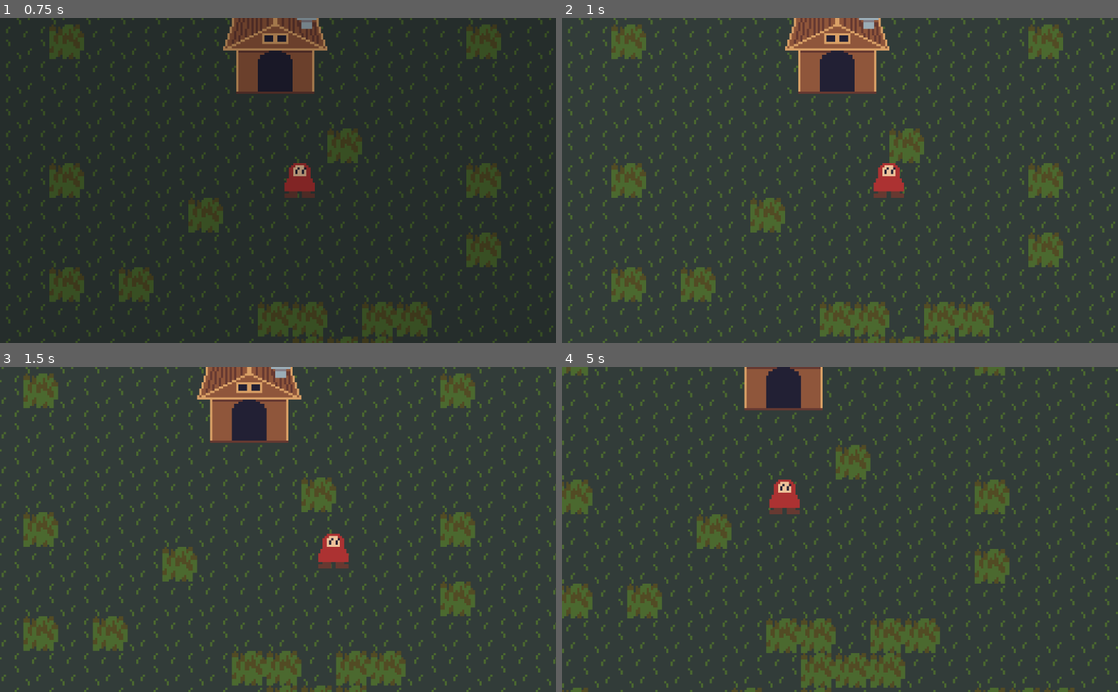
Above: before the commit, frames 1-4 (two rows, left to right).
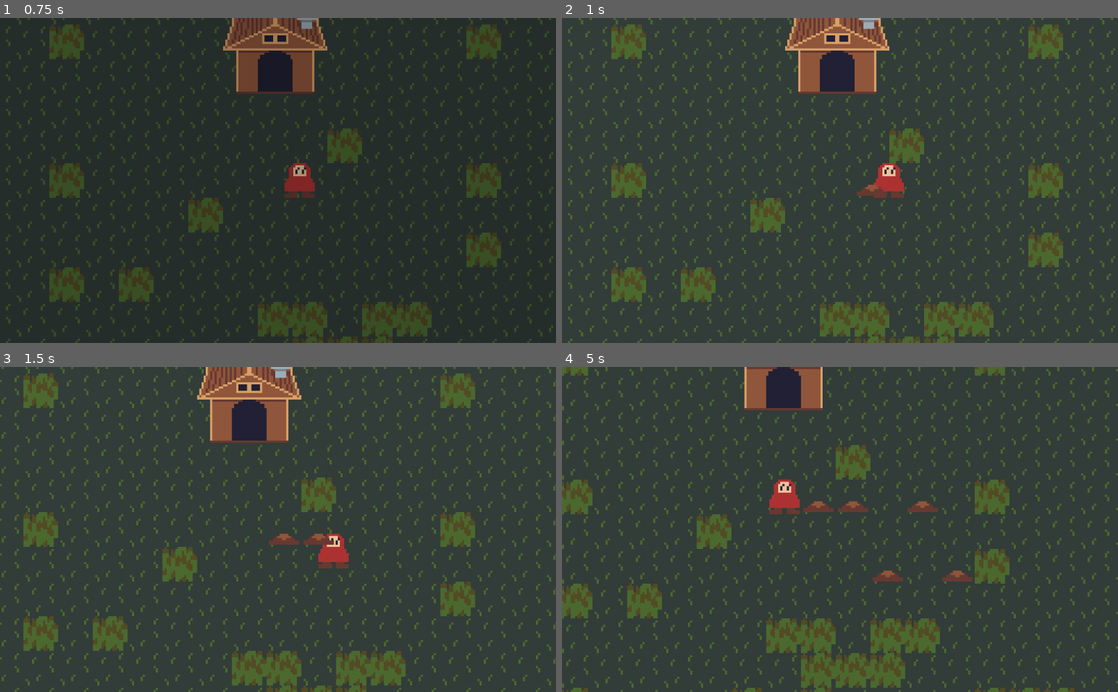
Above: after the commit, the same moments.

Repository: apples/ld48
Game: Godot game, scene res://scenes/forest/ForestScene.tscn
Two runs of this game, one before a commit and one after it. Both use one fixed random seed, a clock stepped at 60 frames per second and the inputs below.
Inputs:
- Up to frame 1 (0.75 s): hold Right (move_right) from 0.53 s (still down); tap Space (attack) at 0.6 s
- Up to frame 2 (1 s): keep holding Right (move_right); tap Z (construct, bound only after the commit) at 0.8 s
- Up to frame 3 (1.5 s): release Right (move_right) at 1.28 s; hold Down (move_down) from 1.28 s (still down); tap Z (construct, bound only after the commit) at 1.35 s
- Up to frame 4 (5 s): tap Space (attack) at 1.55, 2.1, 3.05, 4.55 s; release Down (move_down) at 2.03 s; hold Right (move_right) 2.03-2.78 s; tap Z (construct, bound only after the commit) at 2.3, 2.85, 3.8 s; hold Up (move_up) 2.78-3.53 s; hold P 3.53-4.28 s; hold Left (move_left) from 3.53 s (still down); tap Shift at 4.35 s

Frame 1 is identical in both runs. In frame 2, 0.1% of the frame differs, in the area x 53-59%, y 51-55%; in frame 3, 0.3%; in frame 4, 0.7%, in the area x 43-74%, y 41-67%.

Commit message:
Added berry bushes

Diff:
--- /dev/null
+++ b/client/berry_bush/berry_bush.tres
@@ -0,0 +1,31 @@
+[gd_resource type="SpriteFrames" load_steps=7 format=2]
+
+[ext_resource path="res://berry_bush/berry_bush.png" type="Texture" id=1]
+
+[sub_resource type="AtlasTexture" id=1]
+atlas = ExtResource( 1 )
+region = Rect2( 0, 0, 16, 16 )
+
+[sub_resource type="AtlasTexture" id=2]
+atlas = ExtResource( 1 )
+region = Rect2( 16, 0, 16, 16 )
+
+[sub_resource type="AtlasTexture" id=3]
+atlas = ExtResource( 1 )
+region = Rect2( 32, 0, 16, 16 )
+
+[sub_resource type="AtlasTexture" id=4]
+atlas = ExtResource( 1 )
+region = Rect2( 48, 0, 16, 16 )
+
+[sub_resource type="AtlasTexture" id=5]
+atlas = ExtResource( 1 )
+region = Rect2( 64, 0, 16, 16 )
+
+[resource]
+animations = [ {
+"frames": [ SubResource( 1 ), SubResource( 2 ), SubResource( 3 ), SubResource( 4 ), SubResource( 5 ) ],
+"loop": true,
+"name": "default",
+"speed": 5.0
+} ]
--- a/client/player/Player.gd
+++ b/client/player/Player.gd
@@ -6,6 +6,11 @@
 onready var obstacle_map: TileMap = get_node(obstacle_map_path)
 
 const TALLGRASS_TILE = 1
+const BERRYBUSH_TILE0 = 13
+const BERRYBUSH_TILE1 = 14
+const BERRYBUSH_TILE2 = 15
+const BERRYBUSH_TILE3 = 16
+const BERRYBUSH_TILE4 = 17
 
 const base_move_speed = 50.0
 
@@ -41,6 +46,9 @@
 		_process_alive(delta)
 
 func _process_alive(delta):
+
+	# INPUT - MOVE
+
 	var dir = Vector2(0, 0)
 	if Input.is_action_pressed("move_left"):
 		dir.x -= 1.0
@@ -56,6 +64,8 @@
 	if Input.is_key_pressed(KEY_SHIFT):
 		move_speed *= 2
 
+	# OBSTACLES
+
 	var obs_tile = obstacle_map.get_cellv(obstacle_map.world_to_map(position))
 
 	match obs_tile:
@@ -68,13 +78,29 @@
 	if dir.length_squared() == 0:
 		$AnimatedSprite.stop()
 
+	# MOVE
+
 	move_and_slide(dir * move_speed * base_move_speed)
 
 	$AnimatedSprite.speed_scale = move_speed
 
+	# ATTACK
+
 	if Input.is_action_just_pressed("attack"):
-		obstacle_map.set_cellv(obstacle_map.world_to_map(position) + dir, 0)
+		obstacle_map.set_cellv(obstacle_map.world_to_map(position) + dir, -1)
 
+	# CONSTRUCT
+
+	if Input.is_action_just_pressed("construct"):
+		var tmpos = obstacle_map.world_to_map(position)
+		var t = obstacle_map.get_cellv(tmpos)
+		match t:
+			TileMap.INVALID_CELL:
+				obstacle_map.set_cellv(tmpos, BERRYBUSH_TILE0)
+			BERRYBUSH_TILE0, BERRYBUSH_TILE1, BERRYBUSH_TILE2, BERRYBUSH_TILE3:
+				obstacle_map.set_cellv(tmpos, t + 1)
+			BERRYBUSH_TILE4:
+				obstacle_map.set_cellv(tmpos, t - 1)
 
 func _process_dead(delta):
 	pass
--- a/client/project.godot
+++ b/client/project.godot
@@ -84,6 +84,13 @@
 "deadzone": 0.5,
 "events": [ Object(InputEventKey,"resource_local_to_scene":false,"resource_name":"","device":0,"alt":false,"shift":false,"control":false,"meta":false,"command":false,"pressed":false,"scancode":32,"unicode":0,"echo":false,"script":null)
 , Object(InputEventMouseButton,"resource_local_to_scene":false,"resource_name":"","device":0,"alt":false,"shift":false, …(202 unchanged characters)…
+, Object(InputEventKey,"resource_local_to_scene":false,"resource_name":"","device":0,"alt":false,"shift":false,"control":false,"meta":false,"command":false,"pressed":false,"scancode":88,"unicode":0,"echo":false,"script":null)
+ ]
+}
+construct={
+"deadzone": 0.5,
+"events": [ Object(InputEventKey,"resource_local_to_scene":false,"resource_name":"","device":0,"alt":false,"shift":false,"control":false,"meta":false,"command":false,"pressed":false,"scancode":90,"unicode":0,"echo":false,"script":null)
+, Object(InputEventKey,"resource_local_to_scene":false,"resource_name":"","device":0,"alt":false,"shift":false,"control":false,"meta":false,"command":false,"pressed":false,"scancode":70,"unicode":0,"echo":false,"script":null)
  ]
 }
 
--- a/client/tiles/tileset.tres
+++ b/client/tiles/tileset.tres
@@ -1,6 +1,7 @@
-[gd_resource type="TileSet" load_steps=10 format=2]
+[gd_resource type="TileSet" load_steps=11 format=2]
 
 [ext_resource path="res://tiles/tiles.png" type="Texture" id=1]
+[ext_resource path="res://berry_bush/berry_bush.png" type="Texture" id=2]
 
 [sub_resource type="NavigationPolygon" id=1]
 vertices = PoolVector2Array( 16, 16, 0, 16, 0, 0, 16, 0 )
@@ -255,3 +256,73 @@
 12/shape_one_way_margin = 0.0
 12/shapes = [  ]
 12/z_index = 0
+13/name = "berry_bush.png 13"
+13/texture = ExtResource( 2 )
+13/tex_offset = Vector2( 0, 0 )
+13/modulate = Color( 1, 1, 1, 1 )
+13/region = Rect2( 0, 0, 16, 16 )
+13/tile_mode = 0
+13/occluder_offset = Vector2( 0, 0 )
+13/navigation_offset = Vector2( 0, 0 )
+13/shape_offset = Vector2( 0, 0 )
+13/shape_transform = Transform2D( 1, 0, 0, 1, 0, 0 )
+13/shape_one_way = false
+13/shape_one_way_margin = 0.0
+13/shapes = [  ]
+13/z_index = 1
+14/name = "berry_bush.png 14"
+14/texture = ExtResource( 2 )
+14/tex_offset = Vector2( 0, 0 )
+14/modulate = Color( 1, 1, 1, 1 )
+14/region = Rect2( 16, 0, 16, 16 )
+14/tile_mode = 0
+14/occluder_offset = Vector2( 0, 0 )
+14/navigation_offset = Vector2( 0, 0 )
+14/shape_offset = Vector2( 0, 0 )
+14/shape_transform = Transform2D( 1, 0, 0, 1, 0, 0 )
+14/shape_one_way = false
+14/shape_one_way_margin = 0.0
+14/shapes = [  ]
+14/z_index = 1
+15/name = "berry_bush.png 15"
+15/texture = ExtResource( 2 )
+15/tex_offset = Vector2( 0, 0 )
+15/modulate = Color( 1, 1, 1, 1 )
+15/region = Rect2( 32, 0, 16, 16 )
+15/tile_mode = 0
+15/occluder_offset = Vector2( 0, 0 )
+15/navigation_offset = Vector2( 0, 0 )
+15/shape_offset = Vector2( 0, 0 )
+15/shape_transform = Transform2D( 1, 0, 0, 1, 0, 0 )
+15/shape_one_way = false
+15/shape_one_way_margin = 0.0
+15/shapes = [  ]
+15/z_index = 1
+16/name = "berry_bush.png 16"
+16/texture = ExtResource( 2 )
+16/tex_offset = Vector2( 0, 0 )
+16/modulate = Color( 1, 1, 1, 1 )
+16/region = Rect2( 48, 0, 16, 16 )
+16/tile_mode = 0
+16/occluder_offset = Vector2( 0, 0 )
+16/navigation_offset = Vector2( 0, 0 )
+16/shape_offset = Vector2( 0, 0 )
+16/shape_transform = Transform2D( 1, 0, 0, 1, 0, 0 )
+16/shape_one_way = false
+16/shape_one_way_margin = 0.0
+16/shapes = [  ]
+16/z_index = 1
+17/name = "berry_bush.png 17"
+17/texture = ExtResource( 2 )
+17/tex_offset = Vector2( 0, 0 )
+17/modulate = Color( 1, 1, 1, 1 )
+17/region = Rect2( 64, 0, 16, 16 )
+17/tile_mode = 0
+17/occluder_offset = Vector2( 0, 0 )
+17/navigation_offset = Vector2( 0, 0 )
+17/shape_offset = Vector2( 0, 0 )
+17/shape_transform = Transform2D( 1, 0, 0, 1, 0, 0 )
+17/shape_one_way = false
+17/shape_one_way_margin = 0.0
+17/shapes = [  ]
+17/z_index = 1
Binary file added: client/berry_bush/berry_bush.png
Not shown, added: client/berry_bush/berry_bush.png.import
Not shown, added: client/berry_bush/berry_bush.pyxel
